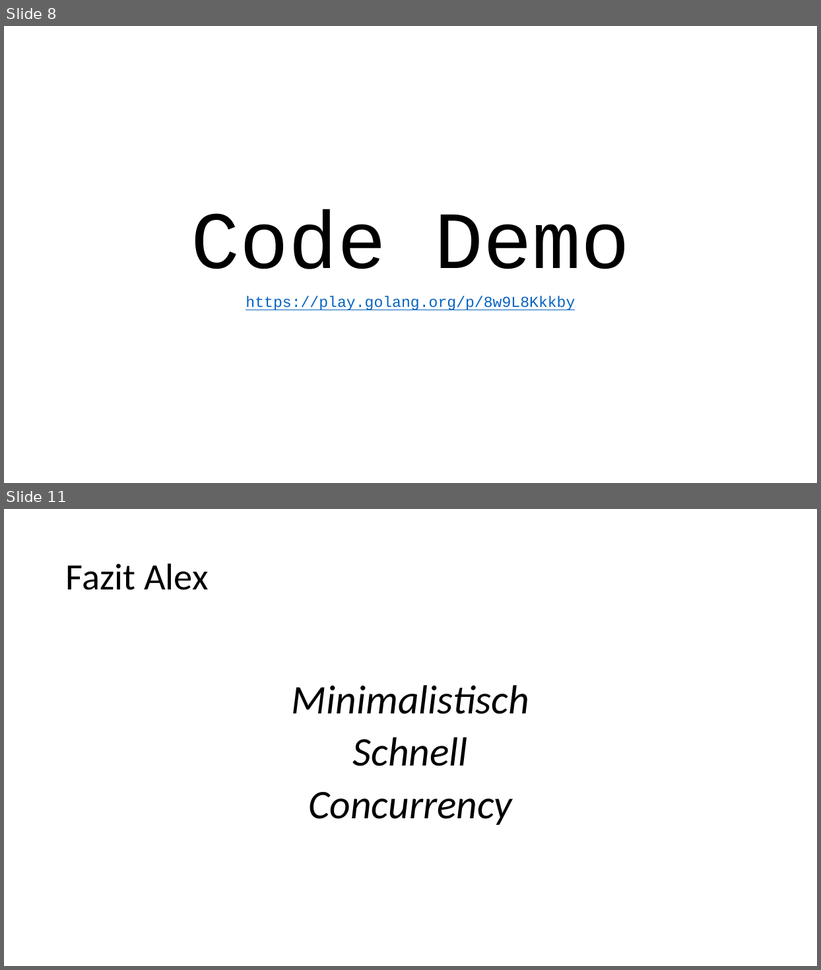
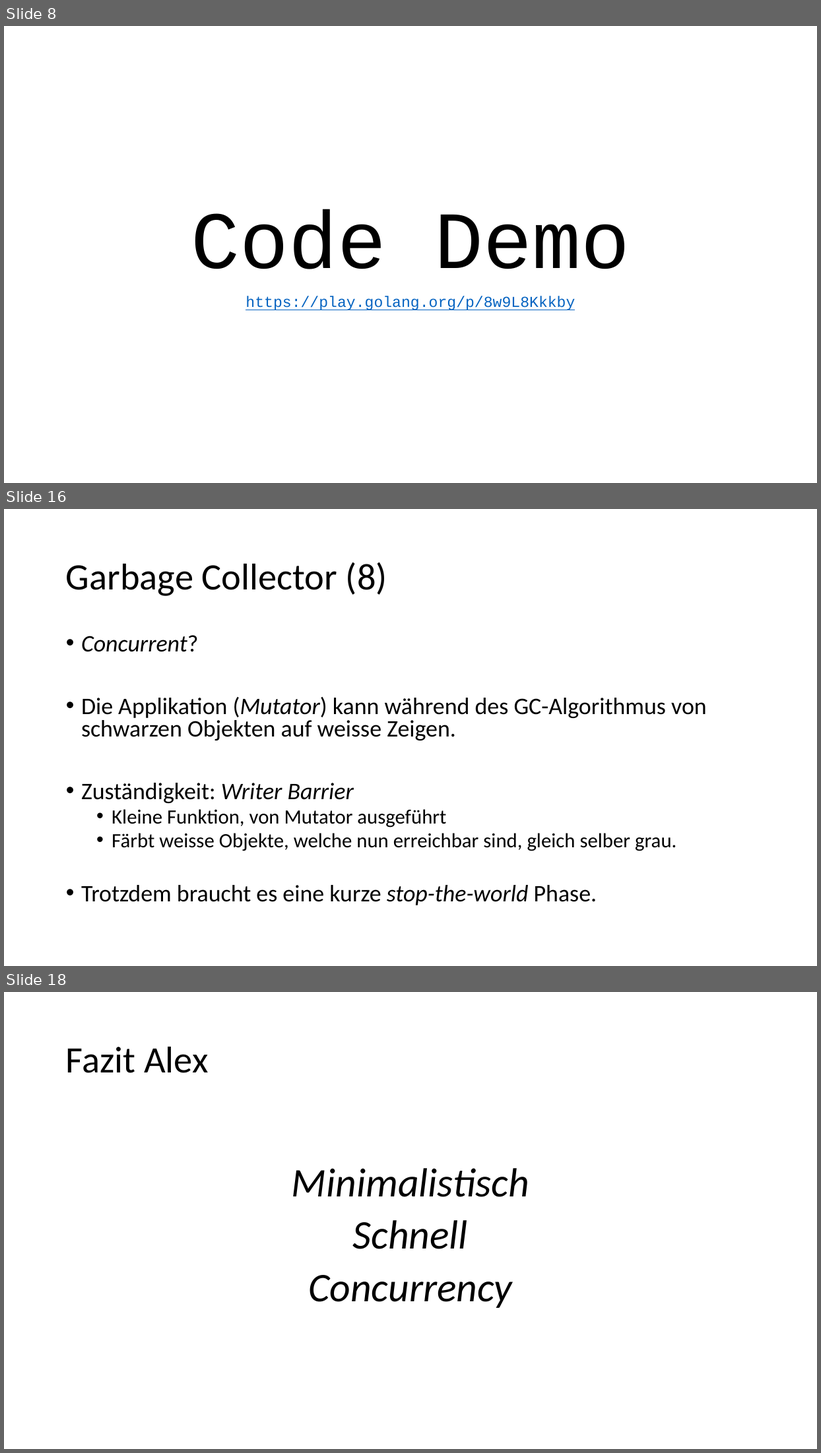
Before and after one commit to alexsuter/golang-experience, a slide deck: presi/presi.pptx. Shown one above the other, each under a label of ours: slides 8 and 11 before the commit, slides 8, 16 and 18 after it; the slides between them are not shown. The pictures are 821x970 and 821x1453 pixels, drawn with LibreOffice and Linux fonts; fonts in the diff are those of the drawing. Boxes give left, top, right and bottom in pixels: in the first picture for what was removed or moved away, otherwise in the second. Text is boxed around its words. In the diff, an @@ line names an element or a change of style, - is before the commit and + after.

```diff
--- a/presi/presi.pptx
+++ b/presi/presi.pptx
@@ slide 16 added at (4,509,817,966), background #FFFFFF @@
@@ title added at (66,562,387,596), 44 pt, text #000000 @@
+Garbage Collector (8)
@@ text added at (81,635,707,906), 28 pt, text #000000 @@
+• Concurrent?
+• Die Applikation (Mutator) kann während des GC-Algorithmus von schwarzen Objekten auf weisse Zeigen.
+• Zuständigkeit: Writer Barrier
+  • Kleine Funktion, von Mutator ausgeführt
+  • Färbt weisse Objekte, welche nun erreichbar sind, gleich selber grau.
+• Trotzdem braucht es eine kurze stop-the-world Phase.
@@ what was slide 11 is now slide 18 @@
```
Also in this commit, not shown: 6 slides changed, 6 other slides added.
